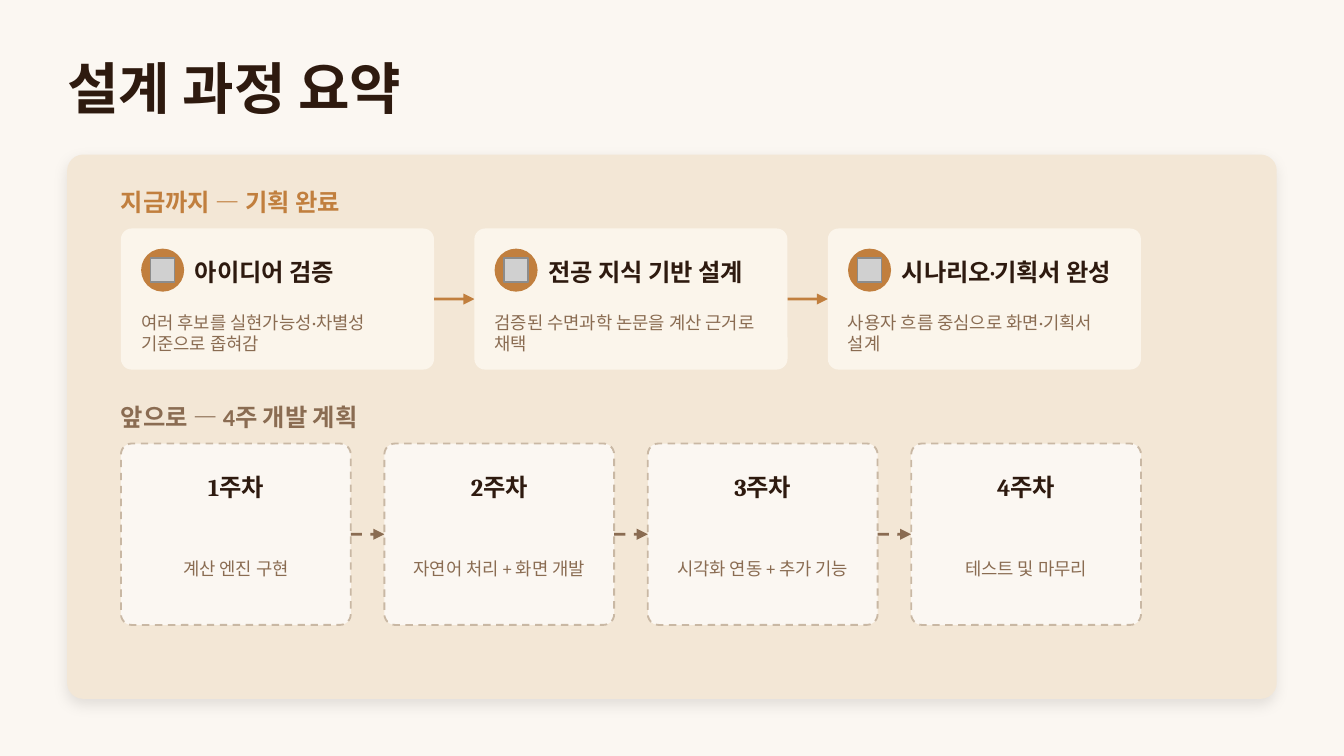
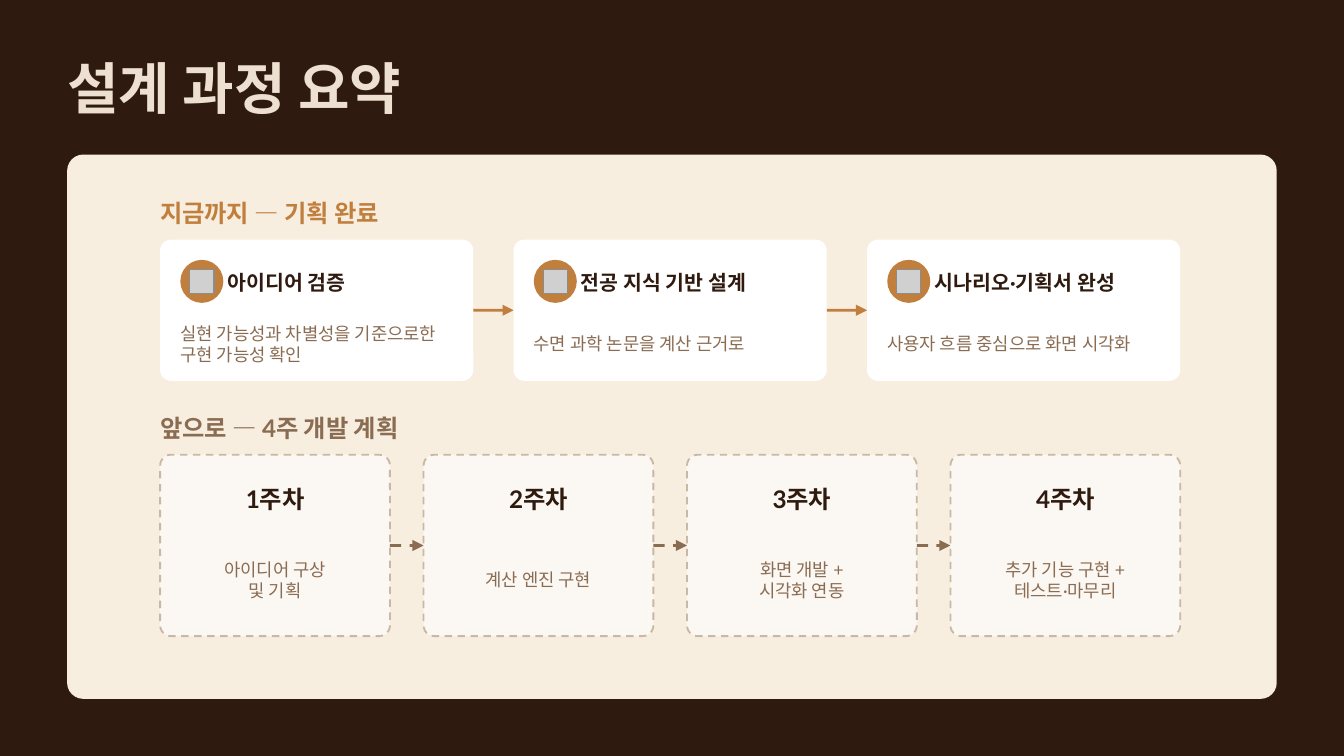
Before and after one commit to Mureung1/hub-showcase, a slide deck: slide 6 of exam-cram-scheduler/docs/presentation/기획서.pptx (slide 8 before the commit). Drawn at 1344x756 pixels with LibreOffice and Linux fonts; fonts in the diff are those of the drawing; grey boxes stand for pictures. Boxes give left, top, right and bottom in pixels: in the first picture for what was removed or moved away, otherwise in the second. Text is boxed around its words. In the diff, an @@ line names an element or a change of style, - is before the commit and + after.

Commit message:
기획서 ppt 형식 수정

```diff
--- a/exam-cram-scheduler/docs/presentation/기획서.pptx
+++ b/exam-cram-scheduler/docs/presentation/기획서.pptx
@@ background #FBF7F2 to #2E1A0F @@
@@ text "설계 과정 요약" at bbox=[67, 62, 401, 114]: font Cambria to Lato, text colour #2E1A0F to #EDE0D0 @@
@@ rounded rectangle at bbox=[67, 155, 1277, 699]: fill #F3E7D6 to #F7EEE0; shadow off @@
@@ 7 rounded rectangles, 6 texts, 5 arrows, 3 pictures, 3 ellipses: place and size @@
-7 rounded rectangles, 6 texts, 5 arrows, 3 pictures, 3 ellipses at bbox=[121, 190, 1141, 625]
+7 rounded rectangles, 6 texts, 5 arrows, 3 pictures, 3 ellipses at bbox=[160, 201, 1180, 636]
@@ fill #FBF5EB to #FFFFFF in 3 elements at bbox=[160, 239, 473, 380], bbox=[513, 239, 827, 380], bbox=[867, 239, 1180, 380] @@
@@ text "아이디어 검증": place and size @@
-text "아이디어 검증" at bbox=[195, 260, 334, 284]
+text "아이디어 검증" at bbox=[227, 272, 346, 292]
@@ size 13 to 11 pt, font Cambria to Lato in 3 elements at bbox=[227, 272, 346, 292], bbox=[934, 272, 1115, 292], bbox=[581, 272, 746, 292] @@
@@ text "전공 지식 기반 설계": place and size @@
-text "전공 지식 기반 설계" at bbox=[548, 260, 744, 283]
+text "전공 지식 기반 설계" at bbox=[581, 272, 746, 292]
@@ text "시나리오·기획서 완성": place and size @@
-text "시나리오·기획서 완성" at bbox=[902, 260, 1111, 284]
+text "시나리오·기획서 완성" at bbox=[934, 272, 1115, 292]
@@ text at bbox=[180, 325, 436, 363]: text changed; font Calibri to Lato @@
-여러 후보를 실현가능성·차별성 기준으로 좁혀감
+실현 가능성과 차별성을 기준으로한 구현 가능성 확인
@@ text at bbox=[534, 335, 745, 352]: text changed; font Calibri to Lato @@
-검증된 수면과학 논문을 계산 근거로 채택
+수면 과학 논문을 계산 근거로
@@ text at bbox=[887, 335, 1131, 352]: text changed; font Calibri to Lato @@
-사용자 흐름 중심으로 화면·기획서 설계
+사용자 흐름 중심으로 화면 시각화
@@ font Cambria to Lato in 4 elements at bbox=[246, 487, 305, 510], bbox=[773, 487, 832, 510], bbox=[509, 487, 568, 510], bbox=[1036, 487, 1095, 510] @@
@@ font Calibri to Lato in 3 elements at bbox=[160, 416, 399, 439], bbox=[160, 201, 379, 224], bbox=[486, 571, 592, 588] @@
@@ text "계산 엔진 구현": place and size @@
-text "계산 엔진 구현" at bbox=[183, 560, 289, 577]
+text "계산 엔진 구현" at bbox=[486, 571, 592, 588]
@@ text added at bbox=[224, 561, 326, 599], 9.5 pt, text #8A6C52 @@
+아이디어 구상
+및 기획
@@ text removed at bbox=[414, 560, 585, 577] @@
-자연어 처리 + 화면 개발
@@ text at bbox=[759, 561, 845, 599]: text changed; font Calibri to Lato @@
-시각화 연동 + 추가 기능
+화면 개발 +
+시각화 연동
@@ text at bbox=[1005, 561, 1116, 599]: text changed; font Calibri to Lato @@
-테스트 및 마무리
+추가 기능 구현 +
+테스트·마무리
```
Also in this commit, not shown: 6 other slides changed, 2 slides removed, 12 other files.
